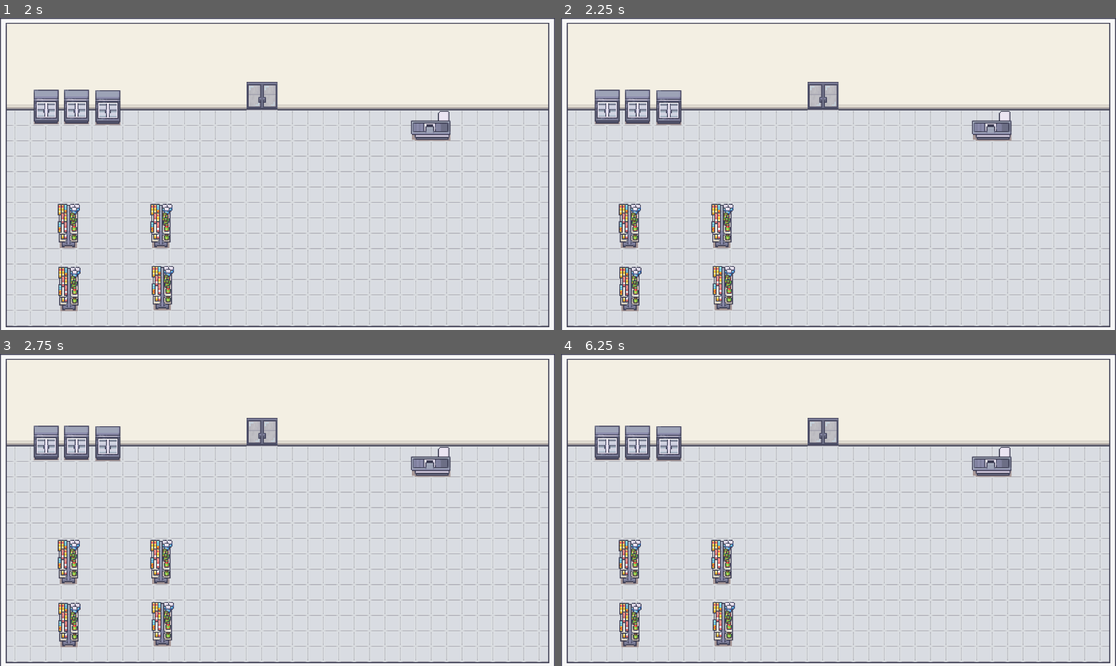
Above: before the commit, frames 1-4 (two rows, left to right).
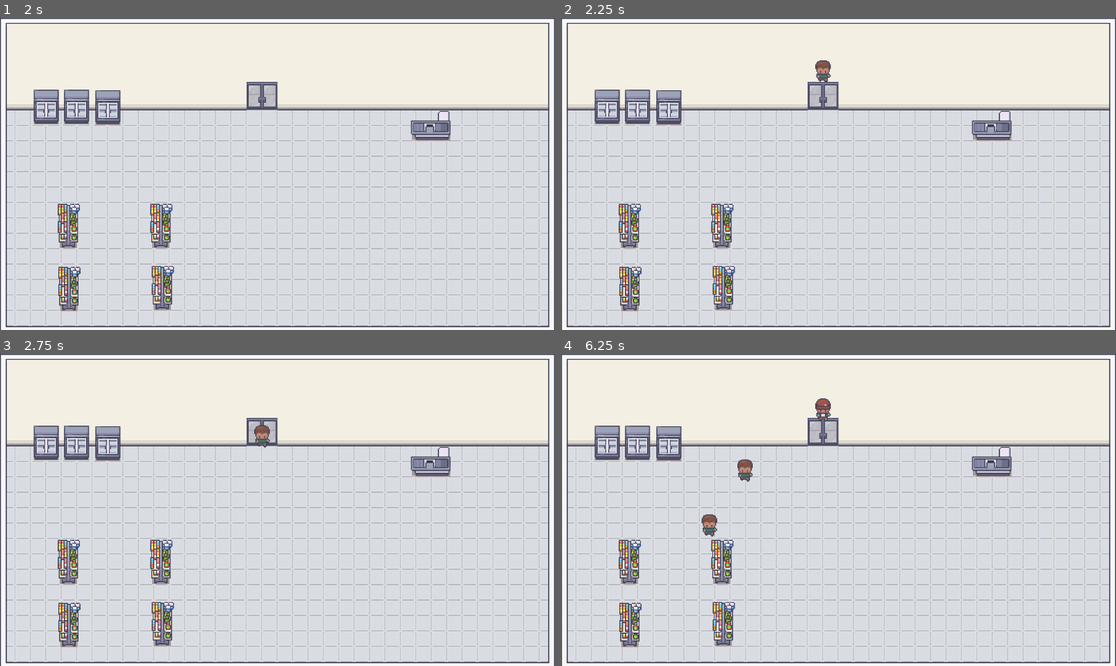
Above: after the commit, the same moments.

Repository: emilykrohn/Checkout
Game: Godot game, scene res://Scenes/main.tscn
Two runs of this game, one before a commit and one after it. Both use one fixed random seed, a clock stepped at 60 frames per second and the inputs below.
Inputs:
- Up to frame 1 (2 s): tap Enter at 0.5 s; tap Space at 1.25 s
- Up to frame 2 (2.25 s): tap Enter at 2 s
- Up to frame 3 (2.75 s): no input
- Up to frame 4 (6.25 s): no input

Frame 1 is identical in both runs. In frame 2, 0.2% of the frame differs, in the area x 45-49%, y 13-21%; in frame 3, 0.2%; in frame 4, 0.5%, in the area x 25-49%, y 14-59%.

Commit message:
Spawns random customer on random path
Every 2 seconds a random customer moves along a random path

Diff:
--- a/Scenes/Customers/customer_1.tscn
+++ b/Scenes/Customers/customer_1.tscn
@@ -200,7 +200,7 @@
 size = Vector2(42, 54)
 
 [node name="Customer1" type="RigidBody2D"]
-rotation = -1.5708
+collision_mask = 0
 gravity_scale = 0.0
 
 [node name="AnimatedSprite2D" type="AnimatedSprite2D" parent="."]
--- a/Scenes/Customers/customer_2.tscn
+++ b/Scenes/Customers/customer_2.tscn
@@ -207,7 +207,7 @@
 size = Vector2(42, 54)
 
 [node name="Customer2" type="RigidBody2D"]
-rotation = -1.5708
+collision_mask = 0
 gravity_scale = 0.0
 
 [node name="AnimatedSprite2D" type="AnimatedSprite2D" parent="."]
--- /dev/null
+++ b/Scenes/Paths/path_1.tscn
@@ -0,0 +1,10 @@
+[gd_scene load_steps=2 format=3 uid="uid://de04584rk71t7"]
+
+[sub_resource type="Curve2D" id="Curve2D_kbyc2"]
+_data = {
+"points": PackedVector2Array(0, 0, 0, 0, 544, 79, 0, 0, 0, 0, 543, 351, 0, 0, 0, 0, 287, 351, 0, 0, 0, 0, 287, 501, 0, 0, 0, 0, 287, 607, 0, 0, 0, 0, 799, 607, 0, 0, 0, 0, 799, 265, 0, 0, 0, 0, 1157, 271)
+}
+point_count = 8
+
+[node name="Path1" type="Path2D"]
+curve = SubResource("Curve2D_kbyc2")
--- /dev/null
+++ b/Scenes/Paths/path_2.tscn
@@ -0,0 +1,12 @@
+[gd_scene load_steps=2 format=3 uid="uid://btutjw65pyvc4"]
+
+[sub_resource type="Curve2D" id="Curve2D_m4jed"]
+_data = {
+"points": PackedVector2Array(0, 0, 0, 0, 545, 78, 0, 0, 0, 0, 541, 238, 0, 0, 0, 0, 96, 238, 0, 0, 0, 0, 94, 607, 0, 0, 0, 0, 797, 607, 0, 0, 0, 0, 800, 265, 0, 0, 0, 0, 1161, 270)
+}
+point_count = 7
+
+[node name="Path2" type="Path2D"]
+rotation = -0.00043908
+scale = Vector2(1, 1)
+curve = SubResource("Curve2D_m4jed")
--- a/Scenes/main.tscn
+++ b/Scenes/main.tscn
@@ -8,6 +8,9 @@
 [ext_resource type="PackedScene" uid="uid://bigtjchar0i65" path="res://Scenes/refrigerator.tscn" id="5_xs3l2"]
 [ext_resource type="PackedScene" uid="uid://ceicocortr3nw" path="res://Scenes/doors.tscn" id="6_17mcd"]
 [ext_resource type="PackedScene" uid="uid://d1kr2reaqxawp" path="res://Scenes/cash_register.tscn" id="8_cqbn1"]
+[ext_resource type="Script" path="res://Scripts/Paths.gd" id="9_gnob1"]
+[ext_resource type="PackedScene" uid="uid://de04584rk71t7" path="res://Scenes/Paths/path_1.tscn" id="10_ctnk3"]
+[ext_resource type="PackedScene" uid="uid://btutjw65pyvc4" path="res://Scenes/Paths/path_2.tscn" id="11_1ovdg"]
 
 [sub_resource type="TileSetAtlasSource" id="TileSetAtlasSource_j62xu"]
 texture = ExtResource("1_yb2tw")
@@ -6326,18 +6329,6 @@
 sources/2 = SubResource("TileSetAtlasSource_yhub7")
 sources/3 = SubResource("TileSetAtlasSource_ulu53")
 
-[sub_resource type="Curve2D" id="Curve2D_kbyc2"]
-_data = {
-"points": PackedVector2Array(0, 0, 0, 0, 544, 79, 0, 0, 0, 0, 543, 351, 0, 0, 0, 0, 287, 351, 0, 0, 0, 0, 287, 501, 0, 0, 0, 0, 287, 607, 0, 0, 0, 0, 799, 607, 0, 0, 0, 0, 799, 265, 0, 0, 0, 0, 1157, 271)
-}
-point_count = 8
-
-[sub_resource type="Curve2D" id="Curve2D_m4jed"]
-_data = {
-"points": PackedVector2Array(0, 0, 0, 0, 545, 78, 0, 0, 0, 0, 541, 238, 0, 0, 0, 0, 96, 238, 0, 0, 0, 0, 94, 607, 0, 0, 0, 0, 797, 607, 0, 0, 0, 0, 800, 265, 0, 0, 0, 0, 1161, 270)
-}
-point_count = 7
-
 [node name="main" type="Node"]
 
 [node name="title_screen" type="Control" parent="."]
@@ -6407,11 +6398,14 @@
 position = Vector2(893, 223)
 
 [node name="Paths" type="Node" parent="game"]
+script = ExtResource("9_gnob1")
 
-[node name="Path2D" type="Path2D" parent="game/Paths"]
-curve = SubResource("Curve2D_kbyc2")
+[node name="Path1" parent="game/Paths" instance=ExtResource("10_ctnk3")]
 
-[node name="Path2D2" type="Path2D" parent="game/Paths"]
-rotation = -0.00043908
-scale = Vector2(1, 1)
-curve = SubResource("Curve2D_m4jed")
+[node name="Path2" parent="game/Paths" instance=ExtResource("11_1ovdg")]
+
+[node name="Timer" type="Timer" parent="game/Paths"]
+wait_time = 2.0
+autostart = true
+
+[connection signal="timeout" from="game/Paths/Timer" to="game/Paths" method="_on_timer_timeout"]
--- /dev/null
+++ b/Scripts/Paths.gd
@@ -0,0 +1,11 @@
+extends Node
+
+var customer1 = preload("res://Scenes/CustomerPaths/customer_1_path.tscn")
+var customer2 = preload("res://Scenes/CustomerPaths/customer_2_path.tscn")
+
+var customers = [customer1, customer2]
+@onready var paths = [$Path1, $Path2]
+
+
+func _on_timer_timeout():
+	paths[randi() % paths.size()].add_child(customers[randi() % customers.size()].instantiate())
Not shown: 1 places in Scenes/main.tscn that only renumber resources
